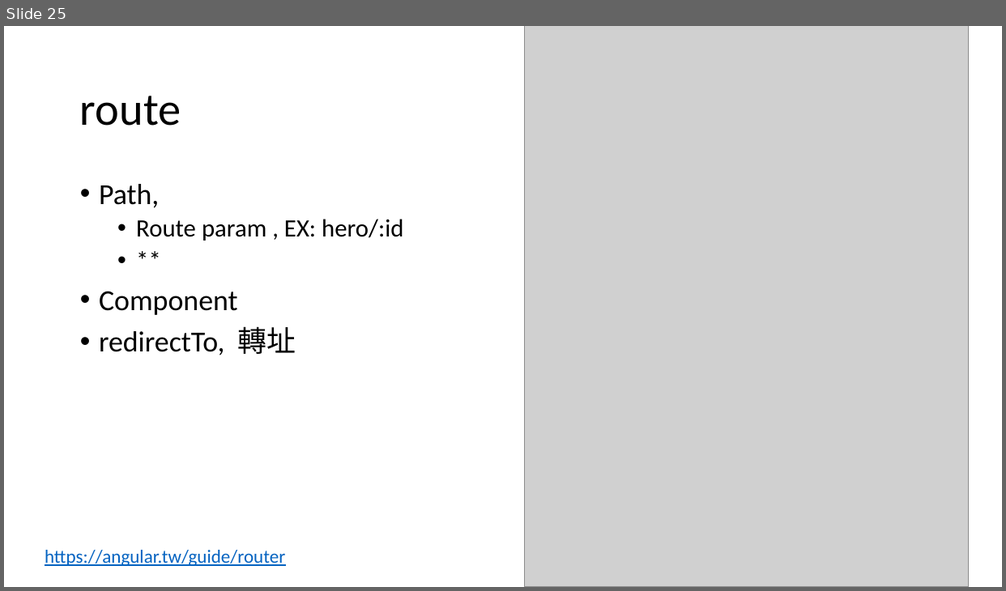
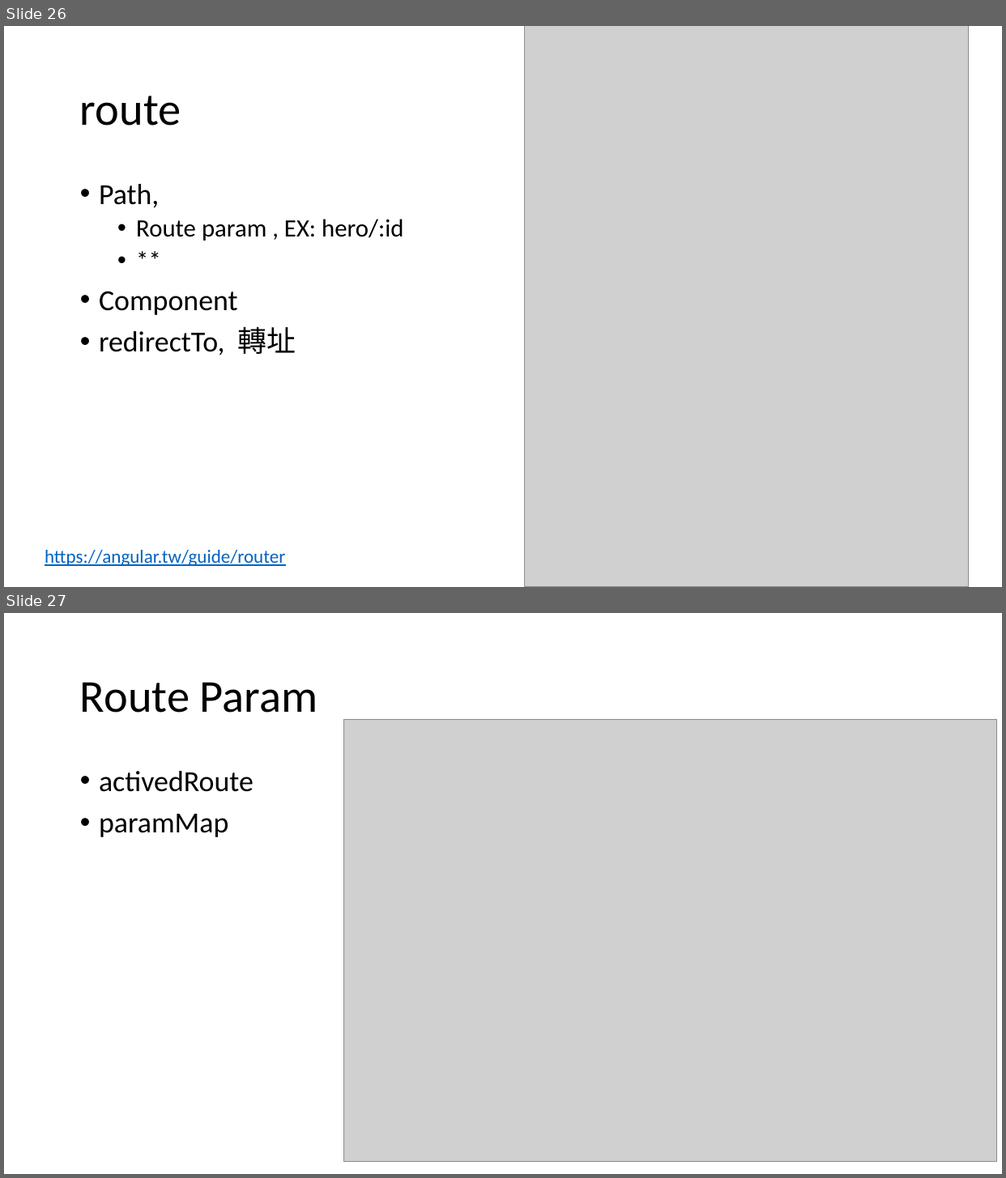
Before and after one commit to RichardHwang886/lession4, a slide deck: angular開發教學.pptx. Shown one above the other, each under a label of ours: slide 25 before the commit, slides 26 and 27 after it. The pictures are 1006x591 and 1006x1178 pixels, drawn with LibreOffice and Linux fonts; fonts in the diff are those of the drawing; grey boxes stand for pictures. Boxes give left, top, right and bottom in pixels: in the first picture for what was removed or moved away, otherwise in the second. Text is boxed around its words. In the diff, an @@ line names an element or a change of style, - is before the commit and + after.

```diff
--- a/angular開發教學.pptx
+++ b/angular開發教學.pptx
@@ slide 27 added at (x1=4, y1=613, x2=1002, y2=1174), background #FFFFFF @@
@@ title added at (x1=80, y1=682, x2=318, y2=713), 44 pt, text #000000 @@
+Route Param
@@ picture added at (x1=344, y1=719, x2=997, y2=1162) @@
@@ text added at (x1=99, y1=771, x2=253, y2=837), 28 pt, text #000000 @@
+• activedRoute
+• paramMap
@@ what was slide 25 is now slide 26 @@
```
Also in this commit, not shown: 7 slides changed, 1 other slide added, 42 other files.
